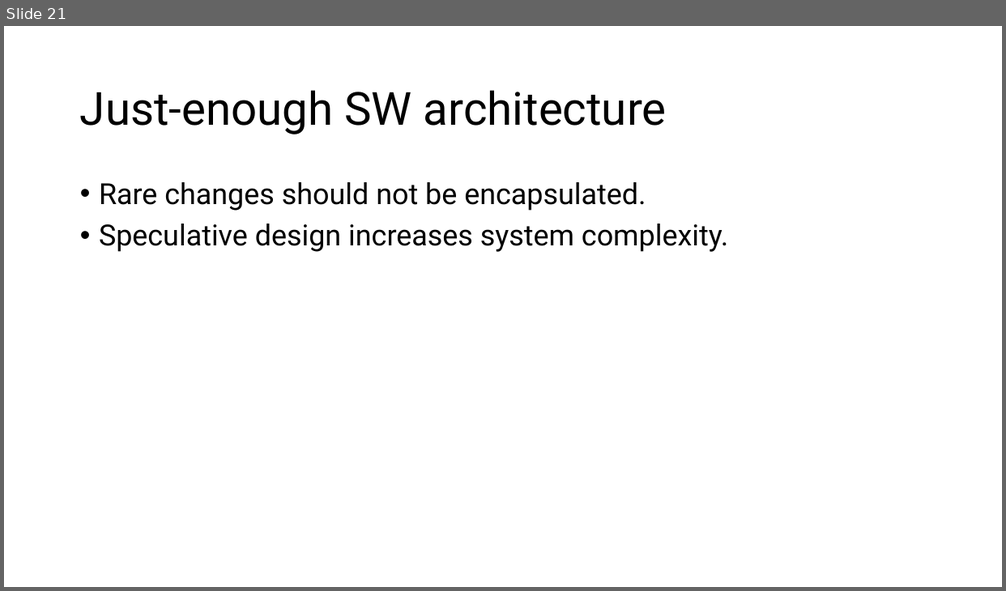
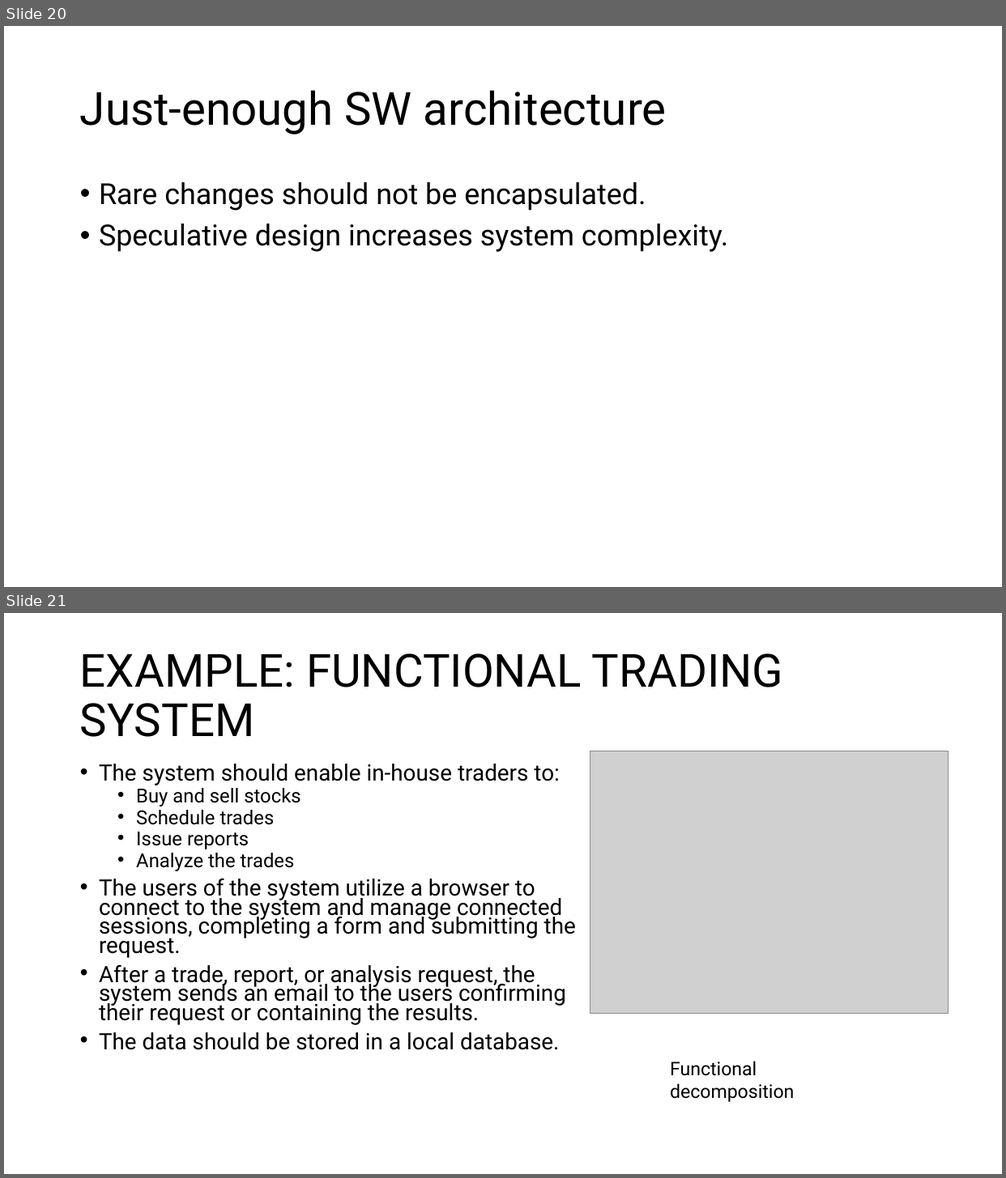
Before and after one commit to aregm/system-design-course, a slide deck: docs/Lecture 3.pptx. Shown one above the other, each under a label of ours: slide 21 before the commit, slides 20 and 21 after it. The pictures are 1006x591 and 1006x1178 pixels, drawn with LibreOffice and Linux fonts; fonts in the diff are those of the drawing; grey boxes stand for pictures. Boxes give left, top, right and bottom in pixels: in the first picture for what was removed or moved away, otherwise in the second. Text is boxed around its words. In the diff, an @@ line names an element or a change of style, - is before the commit and + after.

```diff
--- a/docs/Lecture 3.pptx
+++ b/docs/Lecture 3.pptx
@@ slide 21 added at box(4, 613, 1002, 1174), background #FFFFFF @@
@@ title added at box(80, 653, 783, 737), 44 pt, text #000000 @@
+EXAMPLE: FUNCTIONAL TRADING SYSTEM
@@ picture added at box(590, 752, 948, 1013) @@
@@ text added at box(99, 764, 576, 1050), 21.7 pt, text #000000 @@
+• The system should enable in-house traders to:
+  • Buy and sell stocks
+  • Schedule trades
+  • Issue reports
+  • Analyze the trades
+• The users of the system utilize a browser to connect to the system and manage connected sessions, completing a form and submitting the request.
+• After a trade, report, or analysis request, the system sends an email to the users confirming their request or containing the results.
+• The data should be stored in a local database.
@@ text added at box(670, 1061, 794, 1102), 18 pt, text #000000 @@
+Functional decomposition
@@ what was slide 21 is now slide 20 @@
```
Also in this commit, not shown: 3 other slides added, 1 slide removed.
